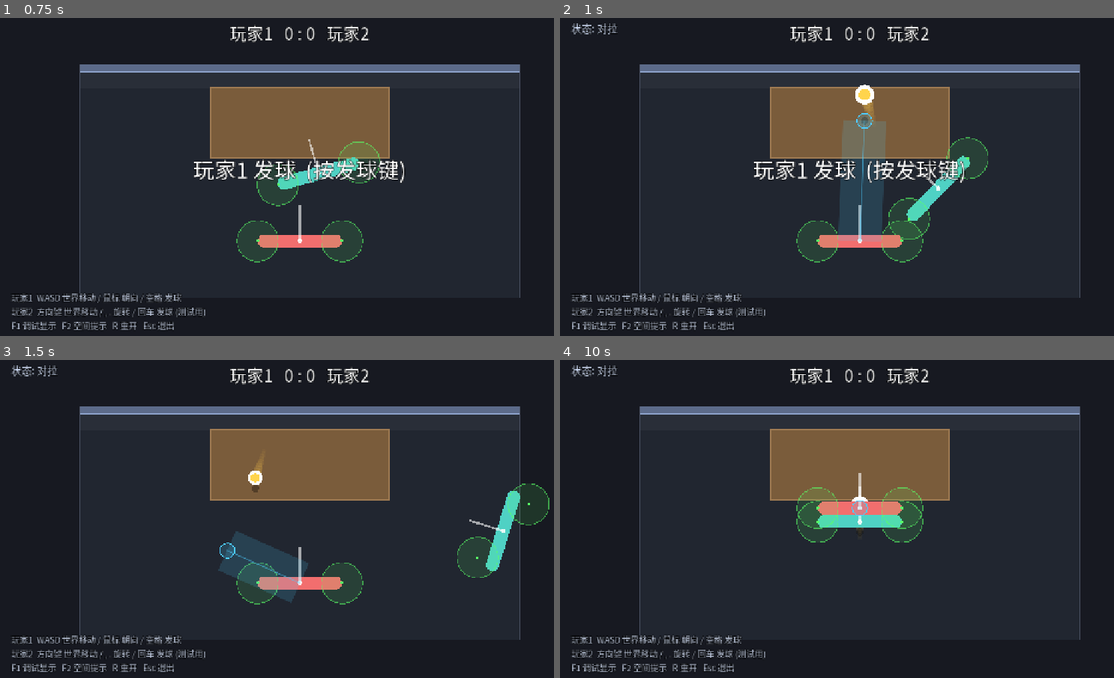
Above: before the commit, frames 1-4 (two rows, left to right).
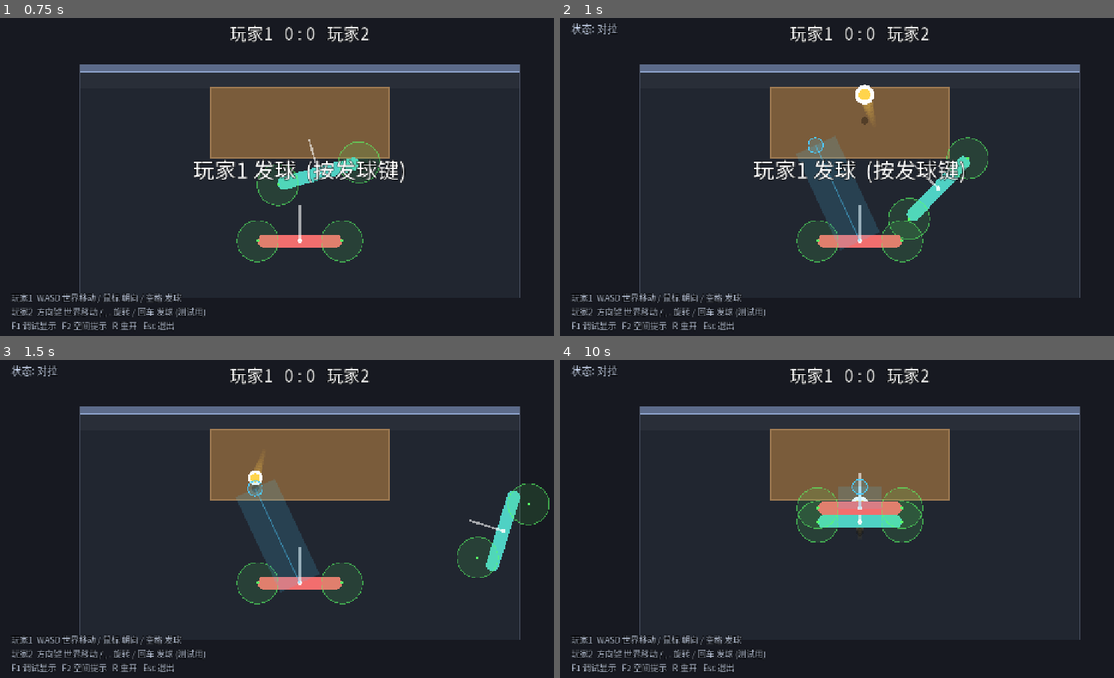
Above: after the commit, the same moments.

Repository: shuperidou/BMA-Arena
Game: Godot game, scene res://scenes/Main.tscn
Same seed, same stepped clock (60 frames per second), same inputs: the game is played once before the commit and once after it.
Inputs (mouse positions are in pixels of both pictures, inside the frame that each line leads up to):
- Up to frame 1 (0.75 s): tap Enter at 0.5, 0.6 s; move the mouse to (432, 164) at 0.52 s; hold D from 0.53 s (still down); click (432, 164) at 0.67 s
- Up to frame 2 (1 s): keep holding D; tap Space at 0.77 s
- Up to frame 3 (1.5 s): release D at 1.25 s; drag from (177, 541) to (271, 588) at 1.27 s
- Up to frame 4 (10 s): move the mouse to (920, 449) at 2.02 s; hold D 2.03-2.75 s; tap 1 at 2.1, 6.6 s; tap Space at 2.75, 3.77, 6.77, 9.77 s; drag from (831, 588) to (681, 471) at 2.77 s; move the mouse to (1041, 573) at 3.52 s; hold A 3.53-4.25 s; tap R at 3.6, 8.1 s; drag from (681, 471) to (770, 439) at 4.27 s; move the mouse to (892, 522) at 5.02 s; hold S 5.03-5.75 s; tap Enter at 5.1, 8.75, 9.6 s; click (892, 522) at 5.17 s; drag from (770, 439) to (737, 541) at 5.77 s; move the mouse to (992, 506) at 6.52 s; hold W 6.53-7.25 s; drag from (737, 541) to (831, 588) at 7.27 s; move the mouse to (920, 449) at 8.02 s; hold S 8.03-8.75 s; drag from (831, 588) to (681, 471) at 8.77 s; move the mouse to (1041, 573) at 9.52 s; hold W from 9.53 s (still down); click (1041, 573) at 9.67 s

Frame 1 is identical in both runs. In frame 2, 3.1% of the frame differs, in the area x 42-59%, y 29-73%; in frame 3, 3.1%; in frame 4, 0.6%.

Commit message:
block: predict real catchable point (post-wall table bounce, hittable height); add toggleable time-reachability check (method A keeps collision required)

Diff:
--- a/scripts/autoload/game_config.gd
+++ b/scripts/autoload/game_config.gd
@@ -137,6 +137,9 @@
 var block_corridor_width: float = 46.0      ## 危险走廊宽度
 var block_pursuit_speed: float = 40.0       ## 判定"正在移动"的最小速度
 var block_pursuit_dot: float = 0.3          ## 速度方向与接球方向的最小点积
+## 时间可达判定 (忽略对手)：接球方要在球到达"可接住点"前赶到，否则不算有机会。
+var block_require_time_reachable: bool = true  ## 开关
+var block_reach_slack: float = 0.12            ## 允许的宽限时间 (秒)
 var show_hints: bool = true                 ## 是否显示接球/阻挡空间提示
 
 # ============================================================
--- a/scripts/match/block_system.gd
+++ b/scripts/match/block_system.gd
@@ -2,12 +2,14 @@
 extends Node
 ## 阻挡 / Interference 判定系统 (独立模块，不硬编码进角色或球)。
 ##
-## 输入: 接球者 A、对手 B、球的位置与速度、最近碰撞事件、时间窗口。
-## 输出: NONE / POSSIBLE / CONFIRMED 的内部状态 + 可视化的预计接球点与危险走廊。
+## 规则 (方案 A)：
+##   1) 预测球的"可接住位置 P"和到达时间 T (撞墙后落桌、可击球高度内)
+##   2) 机会判定 (忽略对手 A)：接球方 B 能否在 T 之前赶到 P
+##      -> 不能则无阻挡 (B 本来就没机会)；这一步可用 block_require_time_reachable 开关
+##   3) 妨碍判定：0.4s 内发生实际碰撞, 且碰撞点落在 B->P 走廊内 -> CONFIRMED
+##      仅"A 正在追球 + A 在走廊内" -> POSSIBLE (提示，无判罚)
 ##
-## 判定依据 (设计文档第 2 节):
-##   A 有机会接球 + A 正在向预计接球点移动 + B 位于 A 与球之间 + 发生了有效碰撞
-## 这里全部用可调阈值近似。具体数值需要试玩调整 (TEMP)。
+## 阈值全部可调 (TEMP)。
 
 var ball: Ball = null
 var receiver: PlayerController = null
@@ -15,6 +17,7 @@
 
 var state: int = GameTypes.Interference.NONE
 var intercept_point: Vector2 = Vector2.ZERO
+var intercept_time: float = 0.0
 var active: bool = false
 
 func update(dt: float, current_ball: Ball, current_receiver: PlayerController,
@@ -29,13 +32,23 @@
 		intercept_point = ball.global_position if ball != null else Vector2.ZERO
 		return
 
-	intercept_point = predicted_intercept(ball, receiver)
+	# 1) 预测可接住点
+	var pred: Dictionary = predict_catchable(ball)
+	intercept_point = pred.point
+	intercept_time = pred.time
+
 	var to_r: Vector2 = intercept_point - receiver.global_position
 	var dist: float = to_r.length()
 	if dist > GameConfig.block_pursuit_max_dist:
 		return
 
-	# A 是否正在向预计接球点移动
+	# 2) 机会判定 (忽略对手)。time<0 表示预测不确定 -> 跳过该检查。
+	if GameConfig.block_require_time_reachable and intercept_time >= 0.0:
+		var reach: float = GameConfig.move_speed * (intercept_time + GameConfig.block_reach_slack)
+		if dist > reach:
+			return
+
+	# 3) 妨碍判定
 	var pursuing: bool = false
 	if receiver.linear_velocity.length() > GameConfig.block_pursuit_speed and to_r.length() > 1.0:
 		pursuing = receiver.linear_velocity.normalized().dot(to_r.normalized()) > GameConfig.block_pursuit_dot
@@ -47,8 +60,74 @@
 	elif pursuing and _near_segment(receiver.global_position, intercept_point, opponent.global_position):
 		state = GameTypes.Interference.POSSIBLE
 
-## 球将来最接近接球者的位置 (简化预测)。
-func predicted_intercept(b: Ball, a: PlayerController) -> Vector2:
+# ------------------------------------------------------------
+#  球的可接住点预测
+# ------------------------------------------------------------
+## 前向模拟球 (与 Ball 相同的 xy/z 物理)，返回球"撞墙后落桌、且高度可击"的第一个位置与时间。
+## 找不到则返回最接近接球者的点 (time=-1, 表示不确定)。
+func predict_catchable(b: Ball) -> Dictionary:
+	if b.state != GameTypes.BallState.LIVE:
+		return {"point": b.global_position, "time": -1.0}
+	if _is_catchable(b.returnable, b.global_position, b.z):
+		return {"point": b.global_position, "time": 0.0}
+
+	var radius: float = GameConfig.ball_radius
+	var wall_y: float = GameConfig.wall_inner_y()
+	var tr := GameConfig.table_rect()
+	var g: float = GameConfig.ball_gravity
+	var pos: Vector2 = b.global_position
+	var vel: Vector2 = b.vel
+	var z: float = b.z
+	var vz: float = b.vz
+	var wall: bool = b.wall_since_hit
+	var bounced_after_wall: bool = false
+	var t: float = 0.0
+	var dt: float = 0.016
+	while t < 2.0:
+		pos += vel * dt
+		vel = vel.lerp(Vector2.ZERO, clampf(GameConfig.ball_air_drag * dt, 0.0, 1.0))
+		var prev_z: float = z
+		z += vz * dt
+		vz -= g * dt
+
+		if pos.y - radius <= wall_y and vel.y < 0.0 and z <= GameConfig.wall_max_height:
+			pos.y = wall_y + radius
+			vel.y = -vel.y * GameConfig.ball_wall_rest
+			wall = true
+			bounced_after_wall = false
+			# 与 Ball 相同的"墙弹后回桌"竖直速度修正
+			var vy_ret: float = vel.y
+			if vy_ret > 1.0:
+				var target_y: float = tr.position.y + tr.size.y * GameConfig.wall_return_depth_frac
+				var dy: float = target_y - pos.y
+				if dy > 1.0:
+					var tt: float = dy / vy_ret
+					var zw: float = maxf(z, GameConfig.table_z + 5.0)
+					vz = (GameConfig.table_z - zw + 0.5 * g * tt * tt) / tt
+
+		if vz <= 0.0 and prev_z > GameConfig.table_z and z <= GameConfig.table_z and tr.has_point(pos):
+			z = GameConfig.table_z
+			vz = -vz * GameConfig.table_bounce_factor
+			if wall:
+				bounced_after_wall = true
+
+		if _is_catchable(wall and bounced_after_wall, pos, z):
+			return {"point": pos, "time": t}
+		if z <= GameConfig.ground_z:
+			break
+		t += dt
+
+	return {"point": _closest_approach(b, receiver), "time": -1.0}
+
+func _is_catchable(returnable: bool, pos: Vector2, z: float) -> bool:
+	if not returnable:
+		return false
+	if not GameConfig.table_rect().has_point(pos):
+		return false
+	return z >= GameConfig.hit_height_min and z <= GameConfig.hit_height_max
+
+## 球将来最接近接球者的位置 (预测不确定时的兜底)。
+func _closest_approach(b: Ball, a: PlayerController) -> Vector2:
 	var v: Vector2 = b.vel
 	if v.length_squared() < 1.0:
 		return b.global_position
